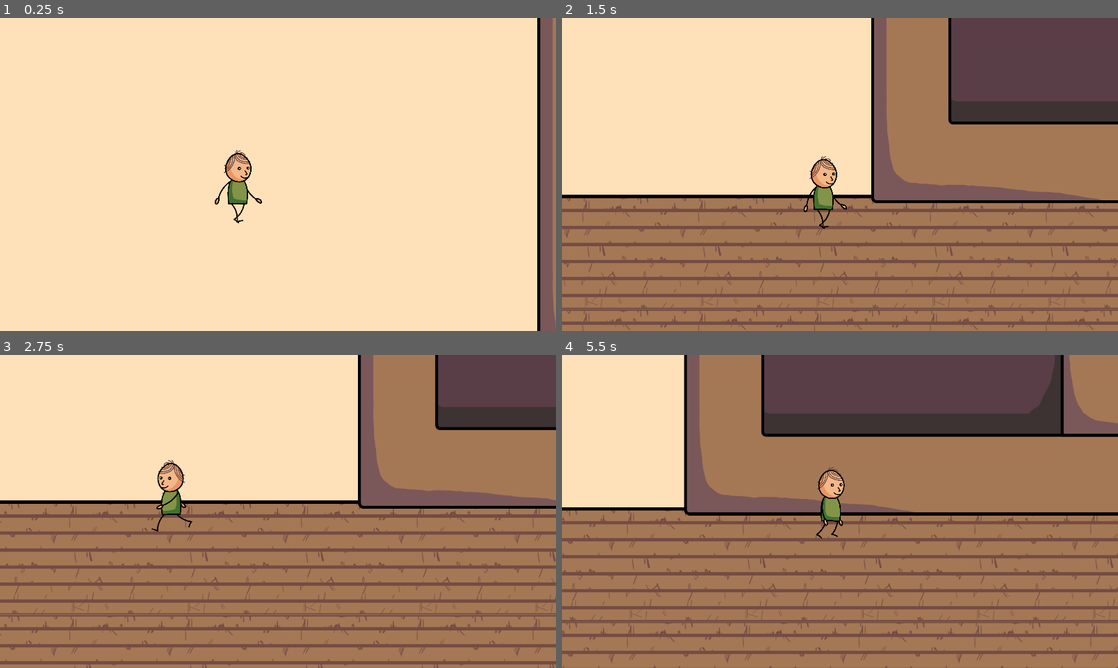
Above: before the commit, frames 1-4 (two rows, left to right).
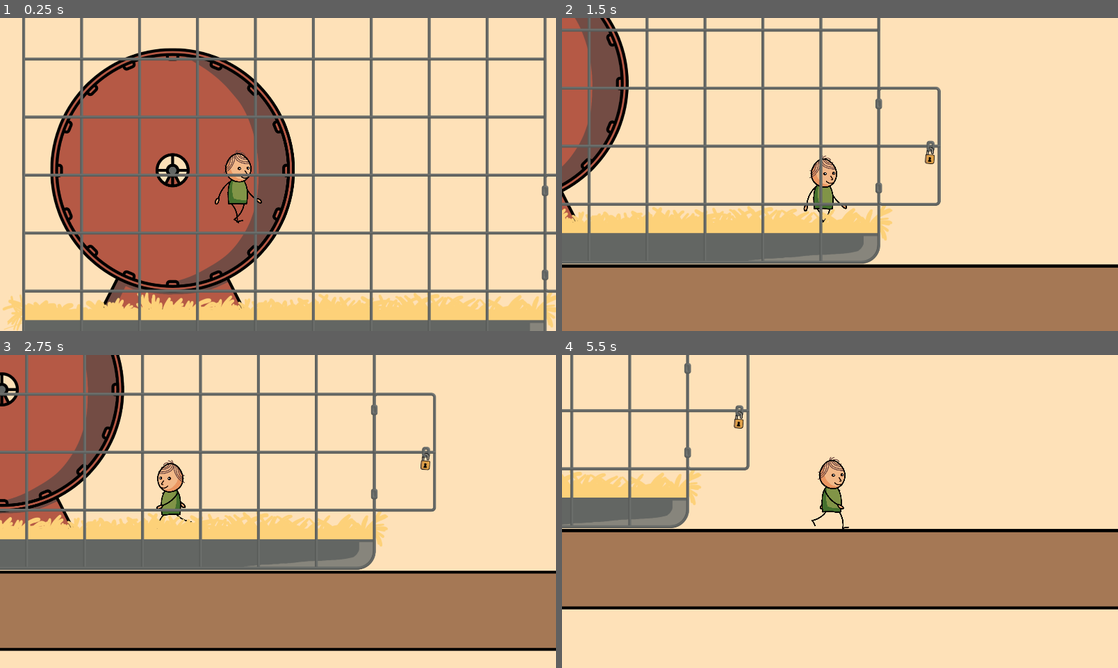
Above: after the commit, the same moments.

Repository: PingGames/GMTK-2023
Game: Godot game, scene res://scenes/level.tscn
The game is run twice, just before and just after one commit, with the same random seed, the same clock (stepped at 60 frames per second) and the same inputs. This scene is started directly instead of the project's main scene.
Inputs:
- Up to frame 1 (0.25 s): no input
- Up to frame 2 (1.5 s): hold Shift (shift) 0.53-1.28 s; hold Right (move_right) from 0.53 s (still down); tap Space (jump) at 0.77 s; tap Shift (shift) at 1.35 s
- Up to frame 3 (2.75 s): tap Space (jump) at 1.52 s; release Right (move_right) at 2.03 s; hold Left (move_left) from 2.03 s (still down); hold Shift (shift) from 2.03 s (still down)
- Up to frame 4 (5.5 s): release Left (move_left) at 2.78 s; release Shift (shift) at 2.78 s; hold Right (move_right) 2.78-4.28 s; tap Shift (shift) at 2.85, 4.35 s; tap Space (jump) at 3.02, 3.77, 4.52 s; hold Shift (shift) 3.53-4.28 s; hold Left (move_left) 4.28-5.03 s; hold Right (move_right) from 5.03 s (still down); hold Shift (shift) from 5.03 s (still down)

The runs differ from the first frame. In frame 1, 46% of the frame differs, in the area x 0-100%, y 0-100%; in frame 2, 61%; in frame 3, 63%; in frame 4, 73%.

Commit message:
Update rain particles

Diff:
--- a/src/scenes/end.tscn
+++ b/src/scenes/end.tscn
@@ -1,9 +1,41 @@
-[gd_scene load_steps=3 format=3 uid="uid://brd6segr3vg3k"]
+[gd_scene load_steps=8 format=3 uid="uid://brd6segr3vg3k"]
 
 [ext_resource type="PackedScene" uid="uid://clmyc8xqu3a0c" path="res://scenes/character.tscn" id="1_5udv8"]
+[ext_resource type="Script" path="res://scripts/end.gd" id="1_8gyp4"]
 [ext_resource type="Texture2D" uid="uid://dvtdw6k3qhnpo" path="res://sprites/level/outside.png" id="2_hqxso"]
 
-[node name="Level" type="Node2D"]
+[sub_resource type="RectangleShape2D" id="RectangleShape2D_257bs"]
+size = Vector2(1049, 1258)
+
+[sub_resource type="ParticleProcessMaterial" id="ParticleProcessMaterial_lde1n"]
+emission_shape = 3
+emission_box_extents = Vector3(2500, 0, 1)
+particle_flag_disable_z = true
+direction = Vector3(0, 1, 0)
+spread = 5.0
+gravity = Vector3(0, 0, 0)
+initial_velocity_min = 250.0
+initial_velocity_max = 250.0
+orbit_velocity_min = 0.0
+orbit_velocity_max = 0.0
+scale_min = 0.1
+scale_max = 2.0
+color = Color(0.776471, 0.894118, 0.905882, 1)
+attractor_interaction_enabled = false
+
+[sub_resource type="Gradient" id="Gradient_aifqp"]
+colors = PackedColorArray(1, 1, 1, 1, 1, 1, 1, 0)
+
+[sub_resource type="GradientTexture2D" id="GradientTexture2D_8v1uk"]
+gradient = SubResource("Gradient_aifqp")
+width = 6
+fill = 1
+fill_from = Vector2(0.5, 0.5)
+fill_to = Vector2(0.49, 0.27)
+metadata/_snap_enabled = true
+
+[node name="End" type="Node2D"]
+script = ExtResource("1_8gyp4")
 
 [node name="Nature" type="StaticBody2D" parent="."]
 collision_mask = 2
@@ -28,3 +60,25 @@
 limit_bottom = 3584
 position_smoothing_enabled = true
 drag_horizontal_offset = 1.0
+
+[node name="YippeeTrigger" type="Area2D" parent="."]
+position = Vector2(3144, 1888)
+collision_layer = 4
+collision_mask = 2
+
+[node name="CollisionShape" type="CollisionShape2D" parent="YippeeTrigger"]
+position = Vector2(531.5, 632)
+shape = SubResource("RectangleShape2D_257bs")
+
+[node name="Rain" type="GPUParticles2D" parent="."]
+position = Vector2(2600, 1360)
+amount = 2500
+process_material = SubResource("ParticleProcessMaterial_lde1n")
+texture = SubResource("GradientTexture2D_8v1uk")
+lifetime = 10.0
+preprocess = 10.0
+speed_scale = 2.8
+randomness = 0.03
+visibility_rect = Rect2(-2750, -72.045, 5500, 2000)
+
+[connection signal="body_entered" from="YippeeTrigger" to="." method="_on_yippee_trigger_body_entered"]
--- a/src/scenes/level.tscn
+++ b/src/scenes/level.tscn
@@ -7,7 +7,6 @@
 [ext_resource type="Texture2D" uid="uid://4l5knkjsrxv4" path="res://sprites/level/hamster-wheel/dynamic-part.png" id="5_er75e"]
 [ext_resource type="Texture2D" uid="uid://b54mjtbdxjhov" path="res://sprites/level/table.png" id="5_l8pka"]
 [ext_resource type="Texture2D" uid="uid://fwdw6lx01uae" path="res://sprites/level/book-1.png" id="5_lyc4m"]
-[ext_resource type="Texture2D" uid="uid://cihfwiyajm5fj" path="res://sprites/droplet.png" id="6_8f703"]
 [ext_resource type="Texture2D" uid="uid://csjdcl8y4rqny" path="res://sprites/level/cage.png" id="6_ewnys"]
 [ext_resource type="Texture2D" uid="uid://dwyqx5ksrmg3e" path="res://sprites/level/book-2.png" id="6_n0xav"]
 [ext_resource type="Texture2D" uid="uid://cp4sldn5jaxj4" path="res://sprites/level/window.png" id="6_nkw7o"]
@@ -65,16 +64,32 @@
 physics_layer_0/physics_material = SubResource("PhysicsMaterial_gfu0c")
 sources/4 = SubResource("TileSetAtlasSource_yrte2")
 
-[sub_resource type="ParticleProcessMaterial" id="ParticleProcessMaterial_2cb6r"]
+[sub_resource type="ParticleProcessMaterial" id="ParticleProcessMaterial_1keod"]
 emission_shape = 3
-emission_box_extents = Vector3(1200, 0, 1)
+emission_box_extents = Vector3(1500, 0, 1)
 particle_flag_disable_z = true
-gravity = Vector3(0, 400, 0)
+direction = Vector3(0, 1, 0)
+spread = 5.0
+gravity = Vector3(0, 0, 0)
+initial_velocity_min = 250.0
+initial_velocity_max = 250.0
 orbit_velocity_min = 0.0
 orbit_velocity_max = 0.0
 scale_min = 0.1
 scale_max = 2.0
 color = Color(0.776471, 0.894118, 0.905882, 1)
+attractor_interaction_enabled = false
+
+[sub_resource type="Gradient" id="Gradient_7hbqu"]
+colors = PackedColorArray(1, 1, 1, 1, 1, 1, 1, 0)
+
+[sub_resource type="GradientTexture2D" id="GradientTexture2D_dbet8"]
+gradient = SubResource("Gradient_7hbqu")
+width = 6
+fill = 1
+fill_from = Vector2(0.5, 0.5)
+fill_to = Vector2(0.49, 0.27)
+metadata/_snap_enabled = true
 
 [sub_resource type="CapsuleShape2D" id="CapsuleShape2D_jmp5w"]
 radius = 80.0
@@ -120,13 +135,6 @@
 offset_bottom = 3464.0
 color = Color(0.996078, 0.882353, 0.721569, 1)
 
-[node name="ColorRect3" type="ColorRect" parent="Wall"]
-offset_left = 2416.0
-offset_top = 264.0
-offset_right = 5016.0
-offset_bottom = 3360.0
-color = Color(0.996078, 0.882353, 0.721569, 1)
-
 [node name="ColorRect4" type="ColorRect" parent="Wall"]
 offset_left = 2264.0
 offset_top = -4232.0
@@ -134,6 +142,13 @@
 offset_bottom = -2544.0
 color = Color(0.996078, 0.882353, 0.721569, 1)
 
+[node name="ColorRect3" type="ColorRect" parent="."]
+offset_left = 2416.0
+offset_top = 264.0
+offset_right = 5016.0
+offset_bottom = 3360.0
+color = Color(0.996078, 0.882353, 0.721569, 1)
+
 [node name="Floor" type="TileMap" parent="."]
 tile_set = SubResource("TileSet_2bco6")
 format = 2
@@ -206,18 +221,20 @@
 offset_bottom = 176.0
 color = Color(0.188235, 0.219608, 0.262745, 1)
 
+[node name="Rain" type="GPUParticles2D" parent="ObjectsBegindCharacter/Window"]
+position = Vector2(3736, -1600)
+amount = 2500
+process_material = SubResource("ParticleProcessMaterial_1keod")
+texture = SubResource("GradientTexture2D_dbet8")
+lifetime = 7.0
+preprocess = 10.0
+speed_scale = 2.8
+randomness = 0.03
+visibility_rect = Rect2(-2500, -72.045, 5000, 3000)
+
 [node name="Frame" type="Sprite2D" parent="ObjectsBegindCharacter/Window"]
 position = Vector2(3728, -1192)
 texture = ExtResource("6_nkw7o")
-
-[node name="Particles" type="GPUParticles2D" parent="ObjectsBegindCharacter/Window/Frame"]
-position = Vector2(8, -256)
-amount = 10358
-process_material = SubResource("ParticleProcessMaterial_2cb6r")
-texture = ExtResource("6_8f703")
-lifetime = 87.62
-speed_scale = 2.8
-randomness = 0.03
 
 [node name="Sound" type="AudioStreamPlayer2D" parent="ObjectsBegindCharacter/Window/Frame"]
 position = Vector2(0, 328)
@@ -290,7 +307,7 @@
 polygon = PackedVector2Array(-696, 712, -696, -584, -736, -632, -736, -816, -80, -808, 0, -784, 24, -696, 16, -608, -40, -528, -40, 144, 232, 184, 472, 224, 632, 304, 712, 440, 736, 560, 736, 664, 744, 784, -712, 800)
 
 [node name="Character" parent="." instance=ExtResource("1_ngp3p")]
-position = Vector2(26392, 2064)
+position = Vector2(-760, 16)
 scale = Vector2(0.28, 0.28)
 speed = 400.0
 
--- /dev/null
+++ b/src/scripts/end.gd
@@ -0,0 +1,5 @@
+extends Node2D
+
+
+func _on_yippee_trigger_body_entered(body):
+	SceneTransition.change_scene_to_file("res://scenes/yippee.tscn")
Not shown: 1 places in src/scenes/level.tscn that only renumber resources
